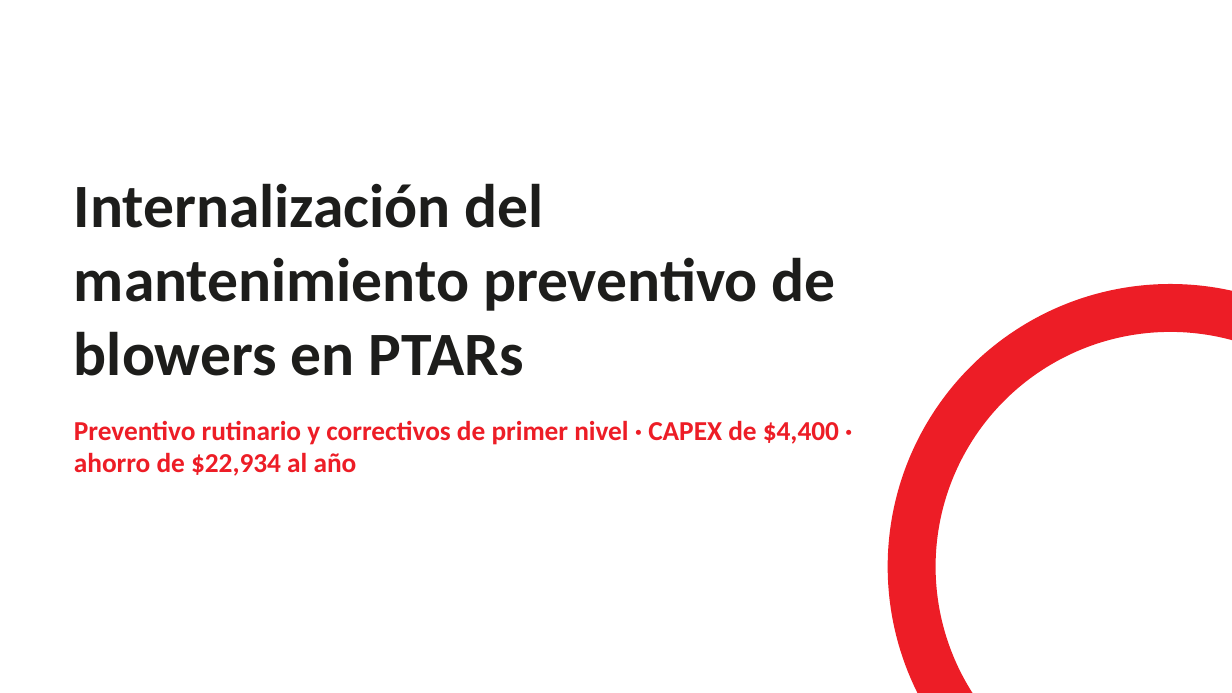
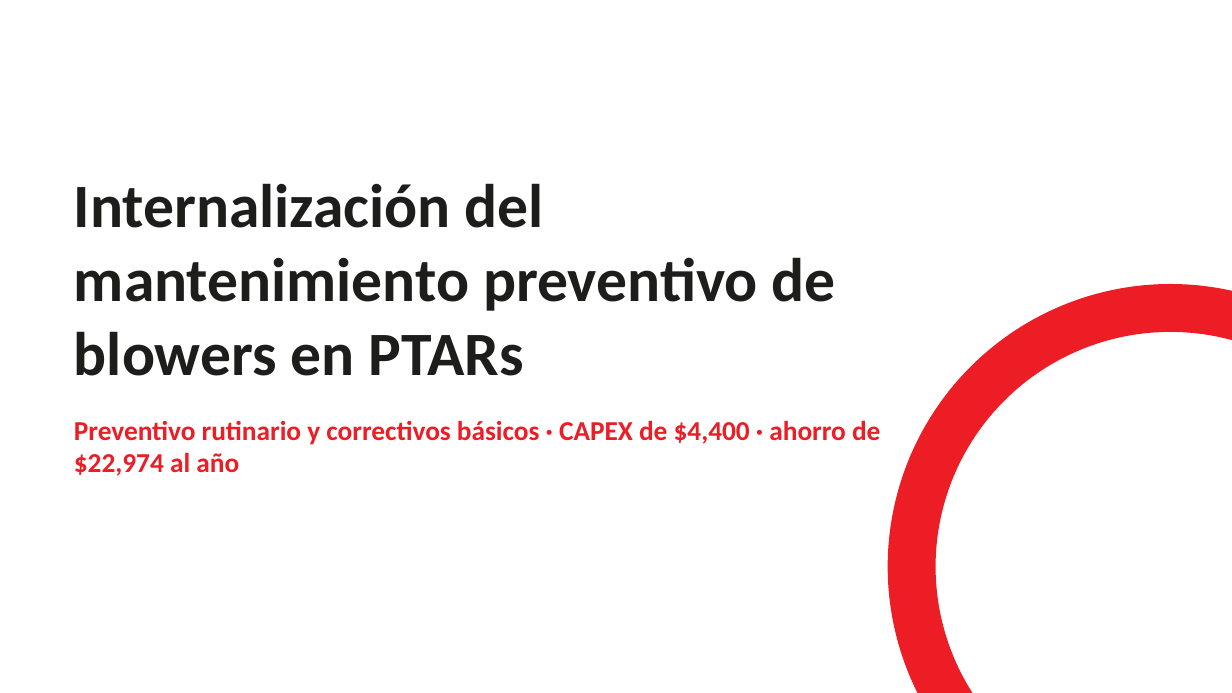
Before and after one commit to jjsamcar/Codigo-IA, a slide deck: slide 1 of presentaciones/Blowers_PTARs_Resumen_Gerencia.pptx. Drawn at 1232x693 pixels with LibreOffice and Linux fonts; fonts in the diff are those of the drawing; background and template pictures are left out. Boxes give left, top, right and bottom in pixels: in the first picture for what was removed or moved away, otherwise in the second. Text is boxed around its words. In the diff, an @@ line names an element or a change of style, - is before the commit and + after.

```diff
--- a/presentaciones/Blowers_PTARs_Resumen_Gerencia.pptx
+++ b/presentaciones/Blowers_PTARs_Resumen_Gerencia.pptx
@@ text at box(74, 420, 880, 476): text changed @@
-Preventivo rutinario y correctivos de primer nivel · CAPEX de $4,400 · ahorro de $22,934 al año
+Preventivo rutinario y correctivos básicos · CAPEX de $4,400 · ahorro de $22,974 al año
```
Also in this commit, not shown: 9 other slides changed, 1 slide added, 3 slides removed.
